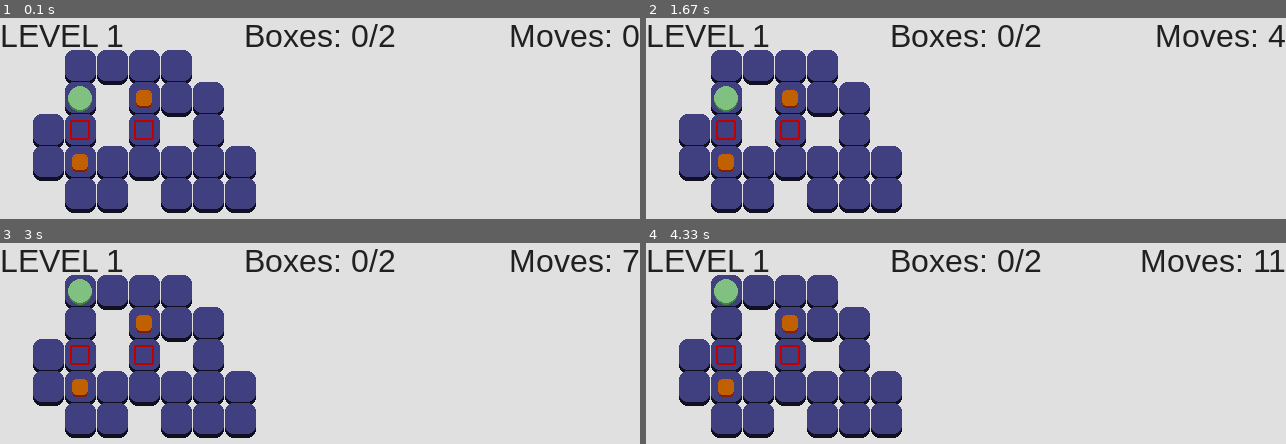
Above: before the commit, frames 1-4 (two rows, left to right).
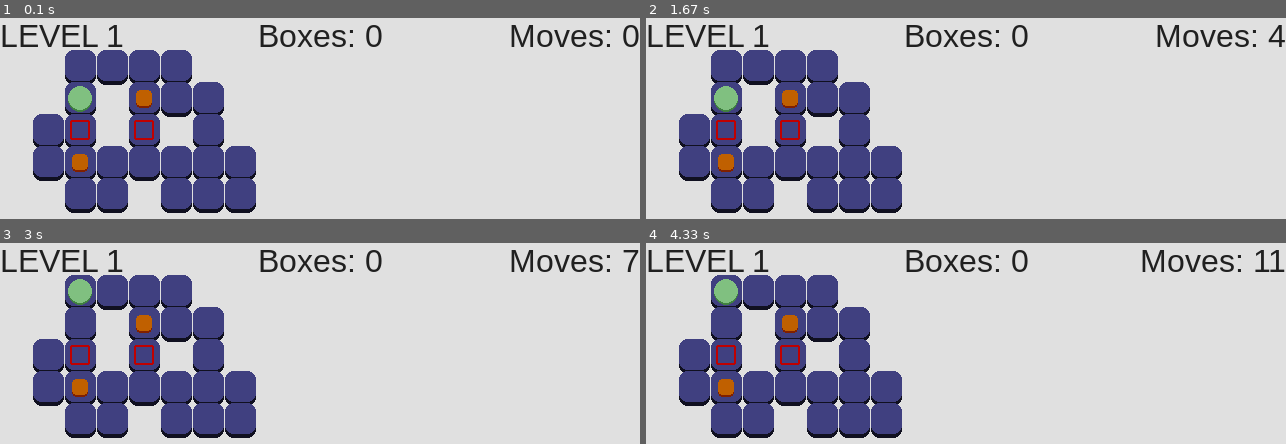
Above: after the commit, the same moments.

Repository: JasonNumberThirteen/pygameSokoban
Game: pygame game, started from sokoban.py
The game is run twice, just before and just after one commit, with the same random seed, the same clock (stepped at 60 frames per second) and the same inputs.
Inputs:
- Up to frame 1 (0.1 s): no input
- Up to frame 2 (1.67 s): hold W 0.33-0.8 s; hold S 0.83-1.13 s; hold W 1.17-1.53 s; hold S from 1.57 s (still down)
- Up to frame 3 (3 s): release S at 1.93 s; hold W 1.97-2.27 s; hold S 2.3-2.6 s; hold W from 2.63 s (still down)
- Up to frame 4 (4.33 s): release W at 3 s; hold S 3.03-3.4 s; hold W 3.43-3.73 s; hold S 3.77-4.07 s; hold W from 4.1 s (still down)

The runs differ from the first frame. In frame 1, 1.4% of the frame differs, in the area x 38-62%, y 2-15%; in frame 2, 1.4%; in frame 3, 1.4%; in frame 4, 1.4%.

Commit message:
Replace UI text instances

Diff:
--- a/game_ui.py
+++ b/game_ui.py
@@ -1,12 +1,12 @@
-import text
-
-from constants import (MOVES_TEXT, BOXES_TEXT, GAME_WIDTH)
+import level_counter
+import moves_counter
+import boxes_counter
 
 class GameUI(object):
 	def __init__(self):
-		self.level_counter = text.Text("", 4, 4)
-		self.moves_counter = text.Text("", 4, 4)
-		self.boxes_counter = text.Text("", 4, 4)
+		self.level_counter = level_counter.LevelCounter(1)
+		self.moves_counter = moves_counter.MovesCounter(0)
+		self.boxes_counter = boxes_counter.BoxesCounter(0)
 
 	def draw(self, surface):
 		self.level_counter.draw(surface)
@@ -14,11 +14,7 @@
 		self.boxes_counter.draw(surface)
 
 	def update_moves_counter(self, moves):
-		self.moves_counter.set_text(MOVES_TEXT + ": " + str(moves))
-
-		self.moves_counter.rect.right = GAME_WIDTH
+		self.moves_counter.update(moves)
 
 	def update_boxes_counter(self, level):
-		self.boxes_counter.set_text(BOXES_TEXT + ": " + str(level.inserted_boxes()) + "/" + str(len(level.boxes_slots)))
-
-		self.boxes_counter.rect = self.boxes_counter.render.get_rect(centerx=GAME_WIDTH // 2)
+		self.boxes_counter.update(level.inserted_boxes())
